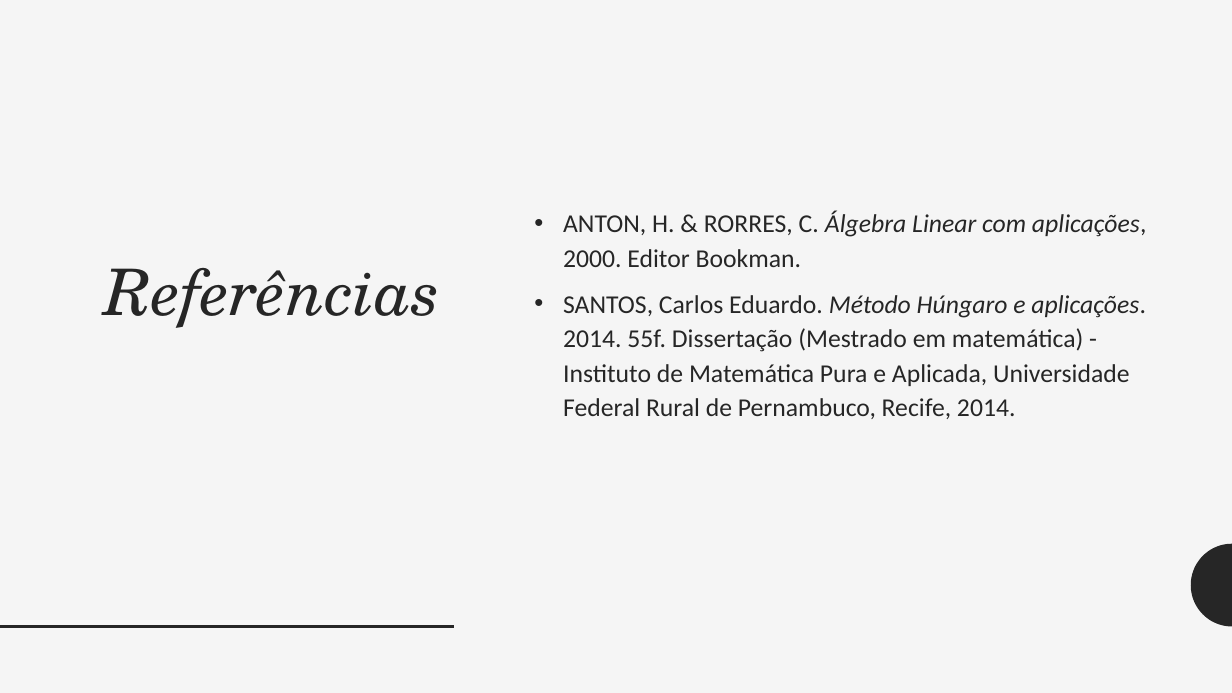
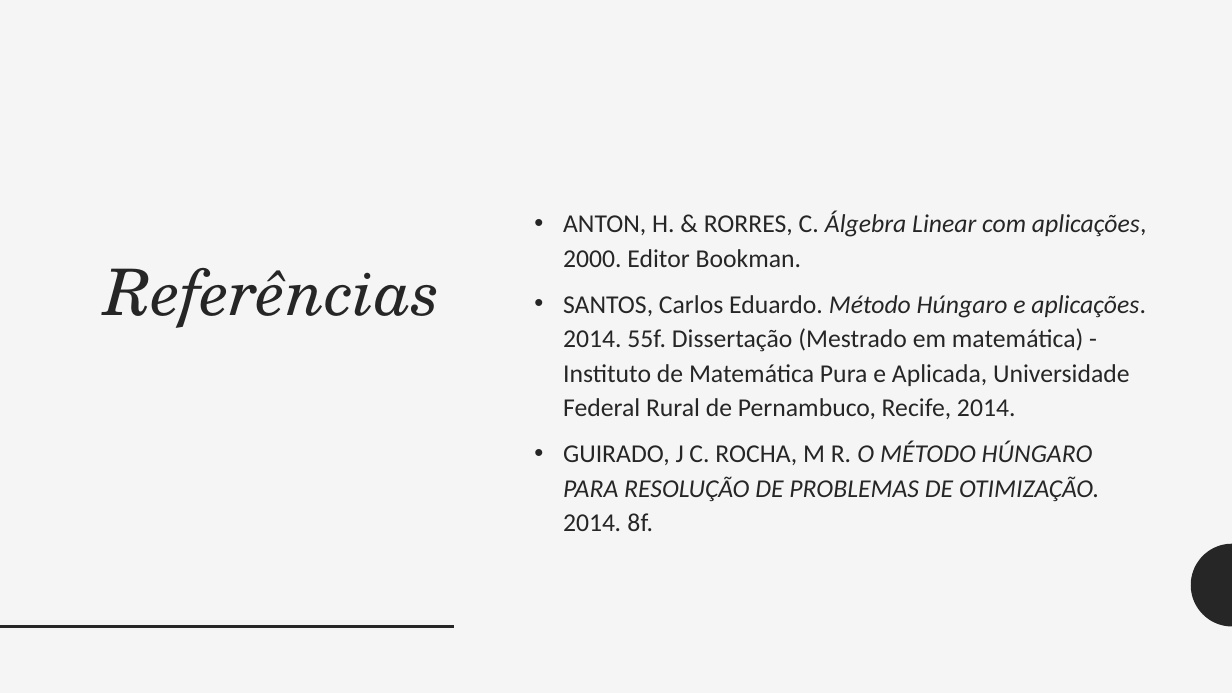
Before and after one commit to rafaelmotaalves/MetodoHungaro, a slide deck: slide 20 of MetodoHungaro.pptx (slide 7 before the commit). Drawn at 1232x693 pixels with LibreOffice and Linux fonts; fonts in the diff are those of the drawing. Boxes give left, top, right and bottom in pixels: in the first picture for what was removed or moved away, otherwise in the second. Text is boxed around its words. In the diff, an @@ line names an element or a change of style, - is before the commit and + after.

```diff
--- a/MetodoHungaro.pptx
+++ b/MetodoHungaro.pptx
@@ text at (563,441,1099,531): paragraph added @@
+• GUIRADO, J C. ROCHA, M R. O MÉTODO HÚNGARO PARA RESOLUÇÃO DE PROBLEMAS DE OTIMIZAÇÃO. 2014. 8f.
```
Also in this commit, not shown: 1 other slide changed, 13 slides added.
